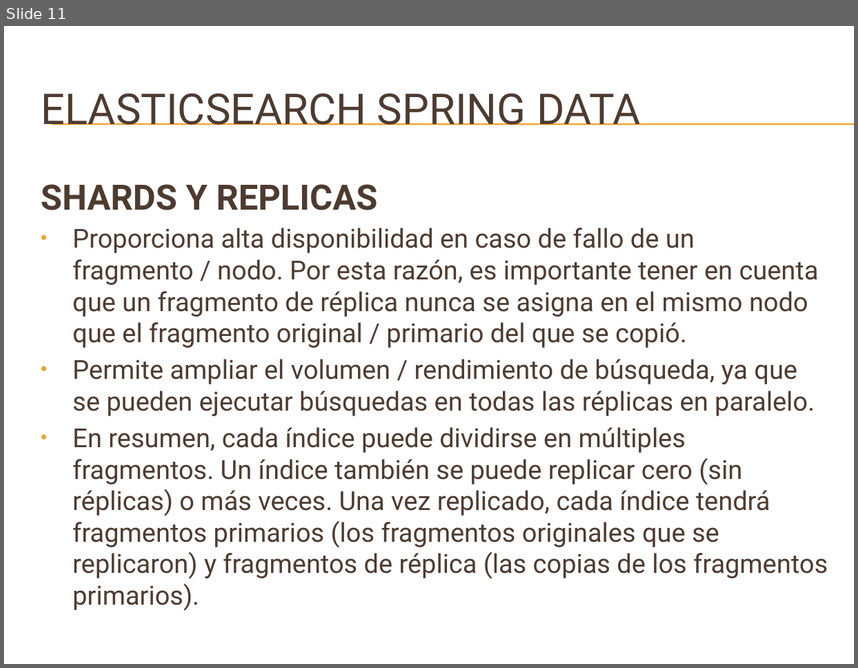
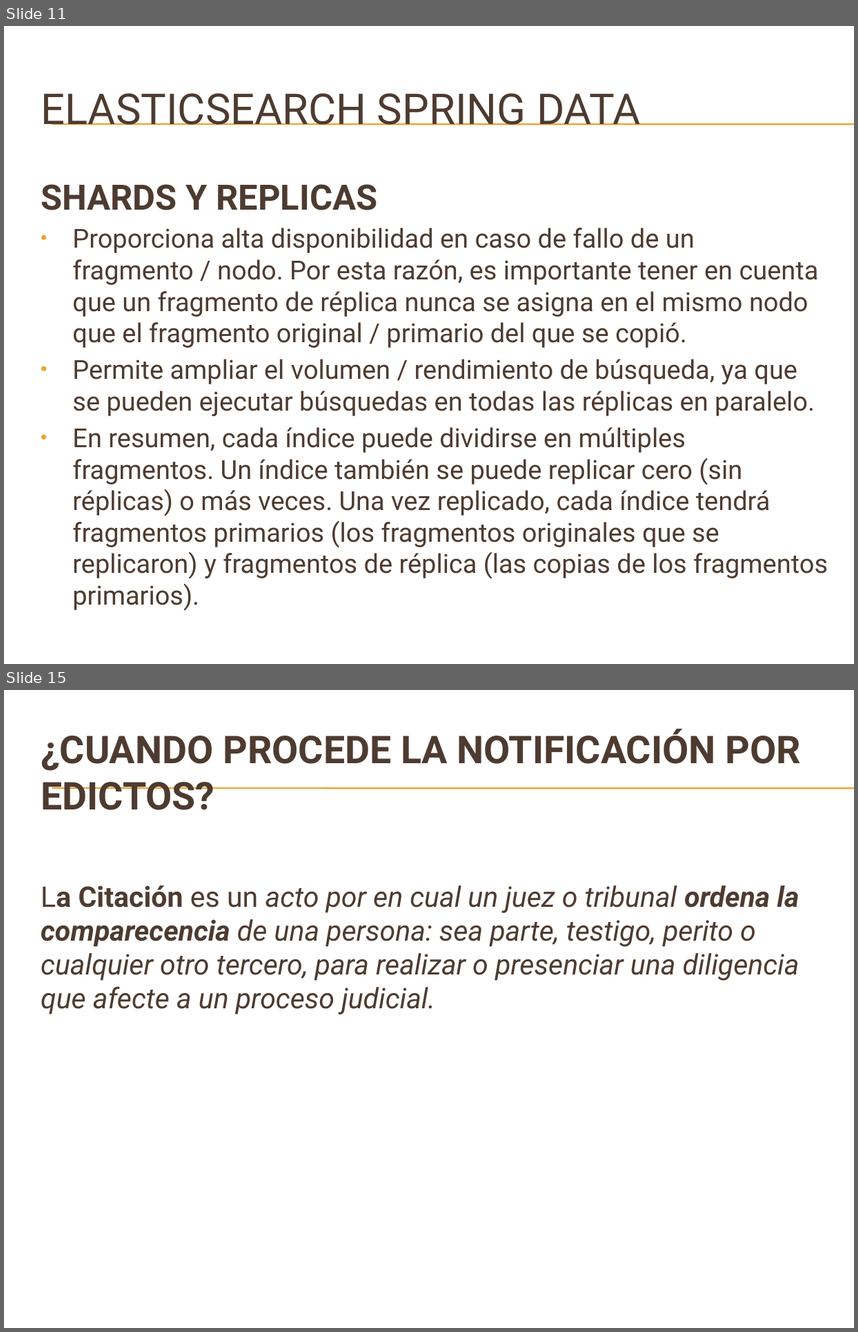
Before and after one commit to danielrpg/searchEngineAPI, a slide deck: document/ELASTICSEARCH SPRING DATA04.pptx. Shown one above the other, each under a label of ours: slide 11 before the commit, slides 11 and 15 after it; the slides between them are not shown. The pictures are 858x668 and 858x1332 pixels, drawn with LibreOffice and Linux fonts; fonts in the diff are those of the drawing; background and template pictures are left out. Boxes give left, top, right and bottom in pixels: in the first picture for what was removed or moved away, otherwise in the second. Text is boxed around its words. In the diff, an @@ line names an element or a change of style, - is before the commit and + after.

```diff
--- a/document/ELASTICSEARCH SPRING DATA04.pptx
+++ b/document/ELASTICSEARCH SPRING DATA04.pptx
@@ slide 15 added at bbox=[4, 690, 854, 1328], background picture (left out); not listed: 2 template elements that a slide beside it also shows @@
@@ title added at bbox=[41, 729, 800, 810], 32.4 pt, text #4E3B30, bold @@
+¿CUANDO PROCEDE LA NOTIFICACIÓN POR EDICTOS?
@@ text added at bbox=[41, 885, 800, 1014], 24 pt, text #4E3B30, italic @@
+La Citación es un acto por en cual un juez o tribunal ordena la comparecencia de una persona: sea parte, testigo, perito o cualquier otro tercero, para realizar o presenciar una diligencia que afecte a un proceso judicial.
```
Also in this commit, not shown: 1 slide changed, 6 other slides added, 10 other files.
